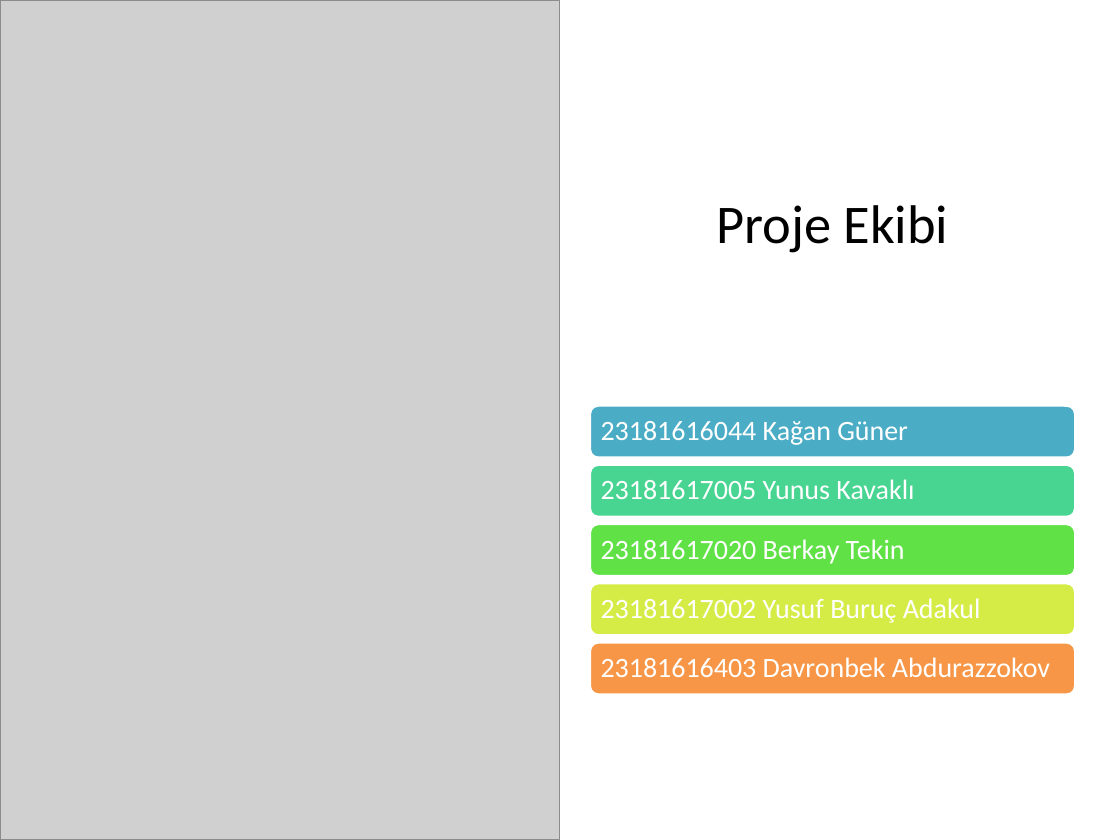
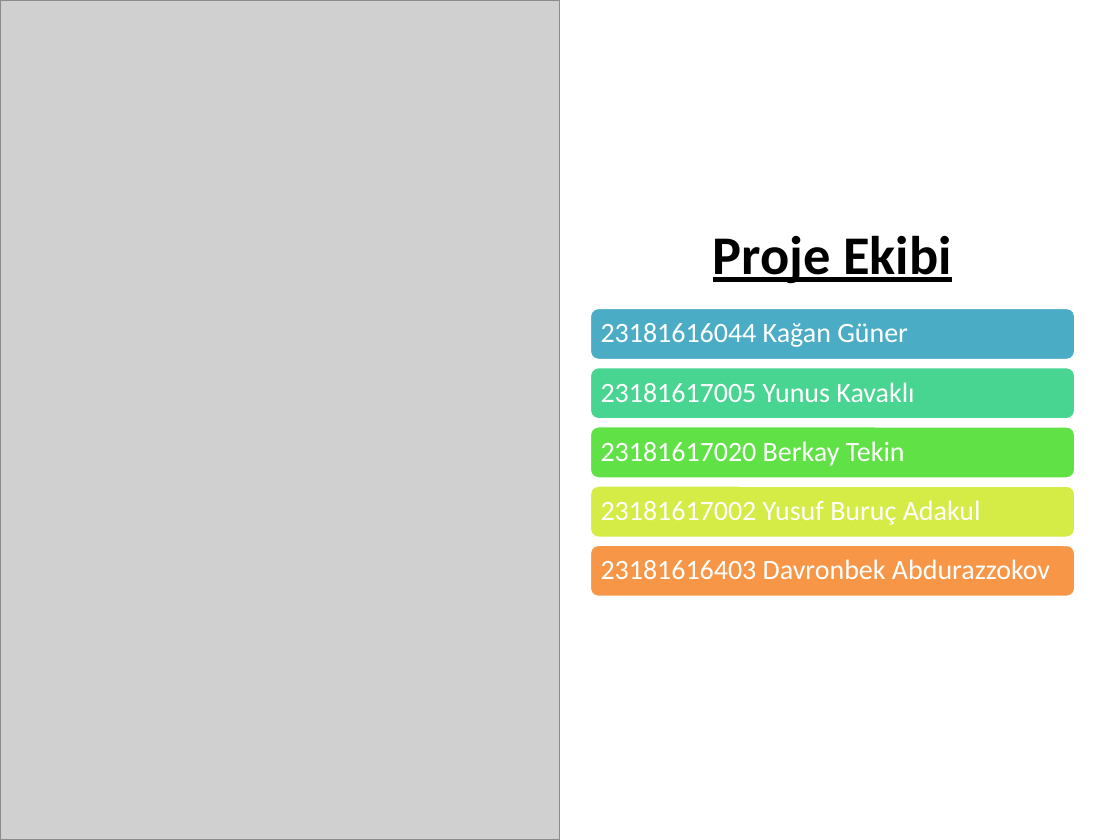
Before and after one commit to 21040001/Dasturchi, a slide deck: slide 2 of BMT216_Kisisel_Tanitim_Sayfasi_Sunum (1).pptx. Drawn at 1120x840 pixels with LibreOffice and Linux fonts; fonts in the diff are those of the drawing; grey boxes stand for pictures. Boxes give left, top, right and bottom in pixels: in the first picture for what was removed or moved away, otherwise in the second. Text is boxed around its words. In the diff, an @@ line names an element or a change of style, - is before the commit and + after.

```diff
--- a/BMT216_Kisisel_Tanitim_Sayfasi_Sunum (1).pptx
+++ b/BMT216_Kisisel_Tanitim_Sayfasi_Sunum (1).pptx
@@ title "Proje Ekibi" moved from (x1=716, y1=205, x2=949, y2=253) to (x1=713, y1=235, x2=951, y2=284) @@
@@ title "Proje Ekibi" at (x1=713, y1=235, x2=951, y2=284): bold on, underline on @@
@@ 3 texts, 3 rounded rectangles moved together from (x1=589, y1=421, x2=1075, y2=694) to (x1=589, y1=323, x2=1075, y2=597) @@
@@ 2 texts, 2 rounded rectangles moved together from (x1=589, y1=405, x2=1075, y2=635) to (x1=589, y1=308, x2=1075, y2=538) @@
```
Also in this commit, not shown: 7 other slides changed.
